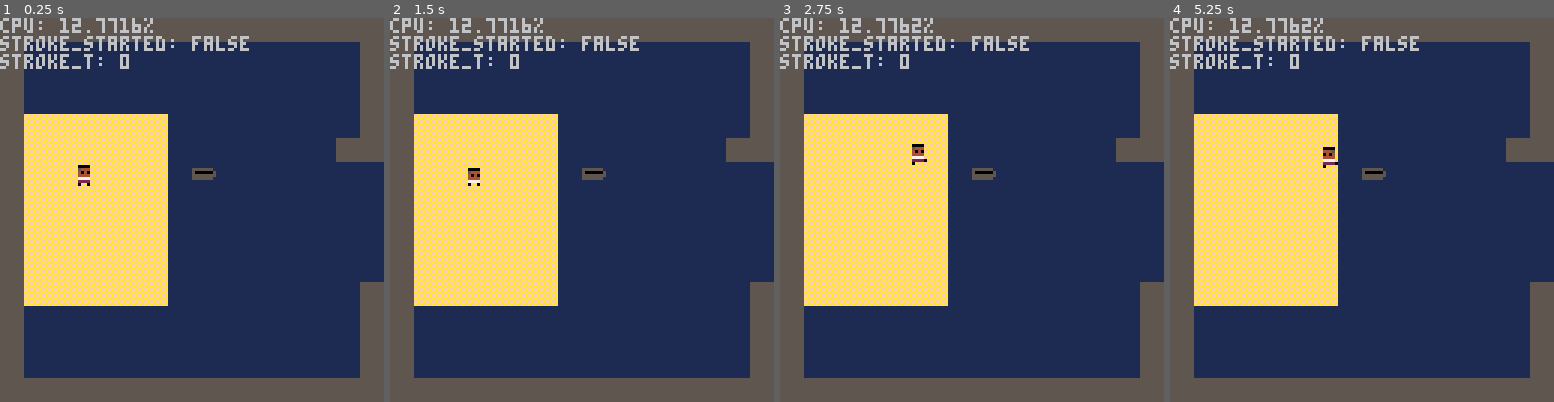
Above: before the commit, frames 1-4 (left to right).
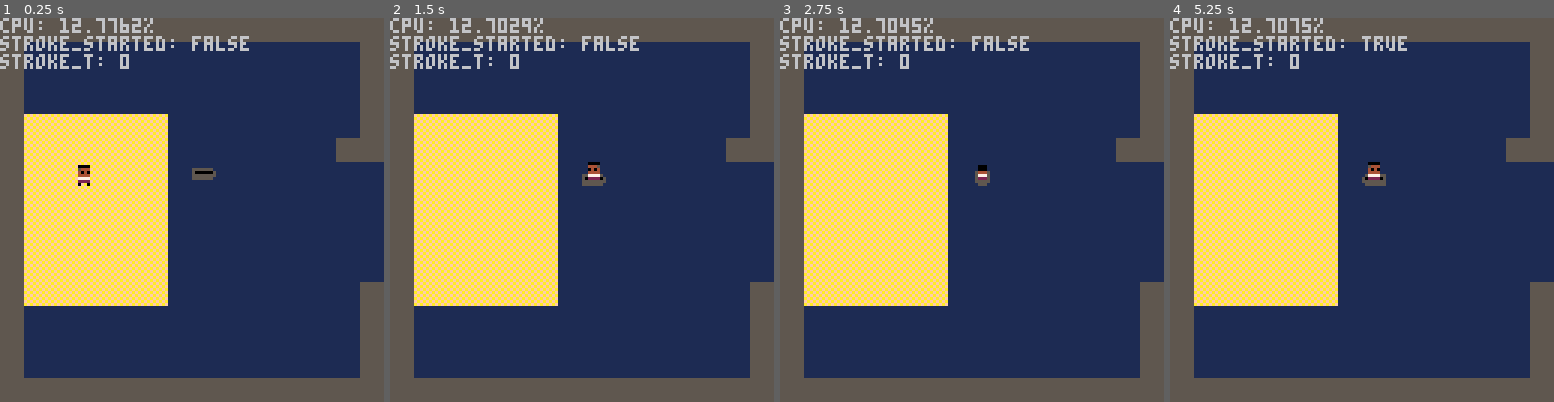
Above: after the commit, the same moments.

Repository: frojo/pico8
Game: PICO-8 cartridge carts/adventure.p8
Same seed, same stepped clock (60 frames per second), same inputs: the game is played once before the commit and once after it.
Inputs:
- Up to frame 1 (0.25 s): no input
- Up to frame 2 (1.5 s): tap X (X key) at 0.33, 1.07 s; tap O (Z key) at 0.7 s
- Up to frame 3 (2.75 s): hold Right 1.6-2.1 s; tap O (Z key) at 1.7, 2.1, 2.5 s; tap X (X key) at 1.85 s; hold Up 2.15-2.42 s; hold Right from 2.47 s (still down)
- Up to frame 4 (5.25 s): tap O (Z key) every 0.4 s from 2.9 to 4.9 s; tap X (X key) at 2.97, 4.08, 5.2 s; release Right at 3.03 s; hold Left 3.08-3.58 s; hold Down 3.63-3.97 s; hold Right 4.02-4.68 s; hold Up 4.73-5.03 s; hold Left from 5.08 s (still down)

The runs differ from the first frame. In frame 1, less than 0.1% of the frame differs, in the area x 31-37%, y 0-4%; in frame 2, 0.5%; in frame 3, 0.5%; in frame 4, 0.7%, in the area x 28-65%, y 0-44%.

Commit message:
rowing movement barely works (still no anim)

Diff:
--- a/carts/adventure.p8
+++ b/carts/adventure.p8
@@ -34,7 +34,7 @@
 	-- knobs for boat feel (tm)
 	water_drag = .01
 	wind_force = water_drag * 1.5
-	row_force = water_drag * 50
+	row_force = water_drag * 5
 
 	-- precalc this for use later
 	k_invsqrt2 = 1 / sqrt(2)
@@ -163,7 +163,8 @@
 
 		-- pressing c let's the player hop into the boat
 		if btnp(4, pnum) then
-			if dist(player.x, player.y, boat.x, boat.y) < 8 then
+			-- todo: delete after debug/dev
+			if debug or dist(player.x, player.y, boat.x, boat.y) < 8 then
 				player.x = boat.x
 				player.y = boat.y
 
@@ -181,23 +182,37 @@
 	rotate_player(player)
 
 
-	if btn(5, pnum) then
-		stroke_leadup_length = 30
-		stroke_part2_length = 30
+	stroke_leadup_length = 30
+	stroke_force_length = 30
+	if btn(5, player.num - 1) then
 		if player.stroke_started == false then
 			player.stroke_t = 0
-			stroke_started = true
-		else
-			if stroke_t < stroke_leadup_length then
+			player.stroke_started = true
+		else -- currently stroking
+			if player.stroke_t < stroke_leadup_length then
 				-- todo: this assumes this will be called every tick
 				-- that the player is stroking. is this always true?
-				player.stroke_t += 1
+			elseif player.stroke_t < stroke_leadup_length + stroke_force_length then
+				-- apply a small continuous force
+				debug_err = "apply that force baby"
+				forcex, forcey = row_force_on_player(player)
+				forcex *= row_force
+				forcey *= row_force
+				player.dx += forcex - player.dx * water_drag
+				player.dy += forcey - player.dy * water_drag
+			else
+				debug_err = "ok we done"
 			end
-
-		end
-
-
-	end
+			player.stroke_t += 1
+		end
+	elseif player.stroke_started then
+		player.stroke_started = false
+		player.stroke_t = 0
+	end
+
+	-- todo unify/refactor between this and the pedestrian stuff
+	player.x += player.dx
+	player.y += player.dy
 
 end
 
@@ -211,6 +226,8 @@
 	end
 
 
+	player.x += player.dx
+	player.y += player.dy
 
 	-- move_player(player)
 
